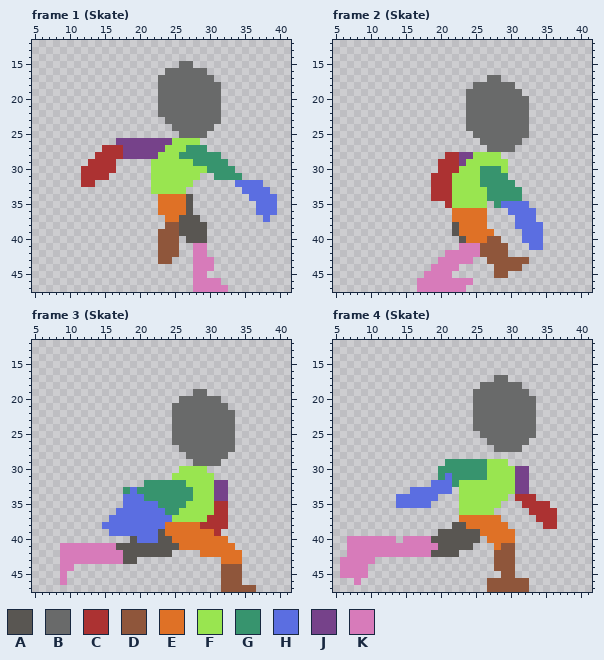
A pixel-art file gets an edit: images/WillowAnimations.aseprite. Above is the file before it was changed.
48x48 pixels, 8 frames. Shown: frame 1 (Skate): x 5..41, y 12..47; frame 2 (Skate): x 5..41, y 12..47; frame 3 (Skate): x 5..41, y 12..47; frame 4 (Skate): x 5..41, y 12..47. The commit also changed other frames, which this record leaves out.
Palette (. is transparent): A #595652  B #696a6a  C #ac3232  D #8f563b  E #df7126  F #99e550  G #37946e  H #5b6ee1  J #76428a  K #d77bba
The result:
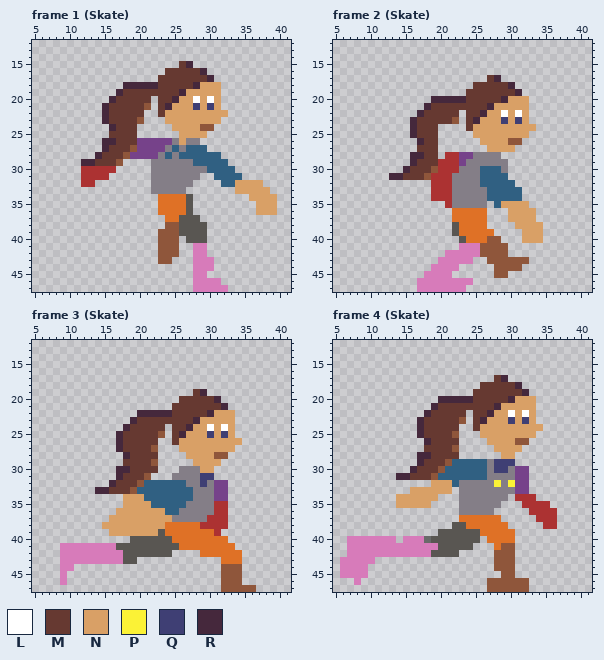
Colours new in this view: L #ffffff  M #663931  N #d9a066  P #fbf236  Q #3f3f74  R #45283c
Change:
layer "W Torso" added
layer "Front Arm" now hidden
layer "W Front Arm" added
layer "Front Hand" now hidden
layer "W Front Hand" added
layer "Head" now hidden
layer "W Head" added
@@ palette @@
-F #99e550
+F #847e87
-G #37946e
+G #306082
--- frame 1 (Skate)
@@ x 5..41 @@
 14 .....................................
-15 .....................BB..............
-16 ...................BBBBBB............
-17 ..................BBBBBBBB...........
-18 ..................BBBBBBBBB..........
-19 ..................BBBBBBBBB..........
-20 ..................BBBBBBBBB..........
-21 ..................BBBBBBBBB..........
-22 ..................BBBBBBBBB..........
-23 ...................BBBBBBBB..........
-24 ....................BBBBBB...........
-25 .....................BBBB............
-26 ............JJJJJJJJFFFF.............
-27 ..........CCCJJJJJJFFFGGG............
-28 .........CCCCJJJJJFFFGGGGGG..........
-29 ........CCCC.....FFFFFFGGGGG.........
+15 .....................MR..............
+16 ...................MMMMMR............
+17 ..................MMMMMMMR...........
+18 .............RRRRRMMMMMRNNN..........
+19 ............RMMMMMMMMRNNNNN..........
+20 ...........RMMMMM.MMRNNLNLN..........
+21 ..........RMMMMMD.MRNNNQNQN..........
+22 ..........RMMMMM..MNNNNNNNNN.........
+23 ..........RMMMMD...NNNNNNNN..........
+24 ...........RMMM.....NNNNDD...........
+25 ...........MMMM......NNNN............
+26 ..........RRMMMJJJJJFNFF.............
+27 ..........RMMMDJJJJFGFGGG............
+28 .........RMMMDJJJJFGFGGGGGG..........
+29 .......RRMMMD....FFFFFFGGGGG.........
 30 .......CCCCC.....FFFFFFFFGGGG........
 31 .......CCCC......FFFFFFF..GGGG.......
-32 .......CC........FFFFFF......HHHH....
-33 .................FFFFF........HHHH...
-34 ..................EEEEA........HHHH..
-35 ..................EEEEA.........HHH..
-36 ..................EEEEA.........HHH..
-37 ...................EEAAA.........H...
+32 .......CC........FFFFFF....GGNNNN....
+33 .................FFFFF.......NNNNN...
+34 ..................EEEEA........NNNN..
+35 ..................EEEEA.........NNN..
+36 ..................EEEEA.........NNN..
+37 ...................EEAAA.............
 38 ...................DDAAAA............
--- frame 2 (Skate)
@@ x 11..35 @@
 16 .........................
-17 ................BB.......
-18 ..............BBBBBB.....
-19 .............BBBBBBBB....
-20 .............BBBBBBBBB...
-21 .............BBBBBBBBB...
-22 .............BBBBBBBBB...
-23 .............BBBBBBBBB...
-24 .............BBBBBBBBB...
-25 ..............BBBBBBBB...
-26 ...............BBBBBB....
-27 ................BBBB.....
-28 ..........CCJJFFFF.......
-29 .........CCCJFFFFFF......
-30 .........CCCFFFGGGF......
-31 ........CCCFFFFGGGG......
+17 ................MR.......
+18 ..............MMMMMR.....
+19 .............MMMMMMMR....
+20 ........RRRRRMMMMMRNNN...
+21 .......RMMMMMMMMRNNNNN...
+22 ......RMMMMM.MMRNNLNLN...
+23 .....RMMMMMD.MRNNNQNQN...
+24 .....RMMM....MNNNNNNNNN..
+25 .....RMMM.....NNNNNNNN...
+26 ......RMM......NNNNDD....
+27 ......MMM.......NNNN.....
+28 .....RRMM.CCJJFFFF.......
+29 .....RMMMCCCJFFFFFF......
+30 ....RMMMDCCCFFFGGGF......
+31 ..RRMMMDCCCFFFFGGGG......
 32 ........CCCFFFFGGGGG.....
@@ x 27..36 @@
 34 GGGGG.....
-35 .GHHHH....
-36 ...HHHH...
-37 ....HHH...
-38 ....HHHH..
-39 E....HHH..
-40 DD...HHH..
-41 DDD...HH..
+35 .GNNNN....
+36 ...NNNN...
+37 ...NNNN...
+38 ....NNNN..
+39 E....NNN..
+40 DD...NNN..
+41 DDD.......
 42 DDD.......
--- frame 3 (Skate)
@@ x 12..36 @@
 18 .........................
-19 ................BB.......
-20 ..............BBBBBB.....
-21 .............BBBBBBBB....
-22 .............BBBBBBBBB...
-23 .............BBBBBBBBB...
-24 .............BBBBBBBBB...
-25 .............BBBBBBBBB...
-26 .............BBBBBBBBB...
-27 ..............BBBBBBBB...
-28 ...............BBBBBB....
-29 ................BBBB.....
-30 ..............FFFF.......
-31 .............FFFFFF......
-32 .........GGGGGGFFFFJJ....
-33 ......GHGGGGGGGGFFFJJ....
-34 ......HHHGGGGGGGFFFJJ....
-35 ......HHHHHGGGGFFFFCC....
-36 .....HHHHHHHGGFFFFFCC....
-37 ....HHHHHHHHHFFFFFCCC....
-38 ...HHHHHHHHHEEEEECCCC....
-39 ....HHHHHHHAEEEEEEEC.....
-40 .......AHHHAAEEEEEEEE....
+19 ................MR.......
+20 ..............MMMMMR.....
+21 .............MMMMMMMR....
+22 ........RRRRRMMMMMRNNN...
+23 .......RMMMMMMMMRNNNNN...
+24 ......RMMMMM.MMRNNLNLN...
+25 .....RMMMMMD.MRNNNQNQN...
+26 .....RMMMMM..MNNNNNNNNN..
+27 .....RMMMMD...NNNNNNNN...
+28 ......RMMMM....NNNNDD....
+29 ......MMMMD.....NNNN.....
+30 .....RRMMMM...FFFNN......
+31 .....RMMMD...FFFFQQ......
+32 ....RMMMDGGGGGGFFQFJJ....
+33 ..RRMMMDGGGGGGGGFFFJJ....
+34 ......NNNGGGGGGGFFFJJ....
+35 ......NNNNGGGGGFFFFCC....
+36 .....NNNNNNNGGFFFFFCC....
+37 ....NNNNNNNNNFFFFFCCC....
+38 ...NNNNNNNNNEEEEECCCC....
+39 ....NNNNNNNAEEEEEEEC.....
+40 .......AAAAAAEEEEEEEE....
 41 KKKKKAAAAAAAAAEEEEEEEE...
--- frame 4 (Skate)
@@ x 12..36 @@
 16 .........................
-17 ................BB.......
-18 ..............BBBBBB.....
-19 .............BBBBBBBB....
-20 .............BBBBBBBBB...
-21 .............BBBBBBBBB...
-22 .............BBBBBBBBB...
-23 .............BBBBBBBBB...
-24 .............BBBBBBBBB...
-25 ..............BBBBBBBB...
-26 ...............BBBBBB....
-27 ................BBBB.....
-28 .........................
-29 .........GGGGGGFFF.......
-30 ........GGGGGGGFFFFJJ....
-31 ........GHGGGGGFFFFJJ....
-32 .......HHHGFFFFFFFFJJ....
-33 ....HHHHHH.FFFFFFFFJJ....
-34 ..HHHHHH...FFFFFFF.CCC...
-35 ..HHHHH....FFFFFF...CCCC.
+17 ................MR.......
+18 ..............MMMMMR.....
+19 .............MMMMMMMR....
+20 ........RRRRRMMMMMRNNN...
+21 .......RMMMMMMMMRNNNNN...
+22 ......RMMMMM.MMRNNLNLN...
+23 .....RMMMMMD.MRNNNQNQN...
+24 .....RMMMMM..MNNNNNNNNN..
+25 .....RMMMMD...NNNNNNNN...
+26 ......RMMMM....NNNNDD....
+27 ......MMMMD.....NNNN.....
+28 .....RRMMMM......NN......
+29 .....RMMMDGGGGGFQQQ......
+30 ....RMMMDGGGGGGFQQFJJ....
+31 ..RRMMMDGGGGGGGFFFFJJ....
+32 .......NNNGFFFFFPFPJJ....
+33 ....NNNNNN.FFFFFFFFJJ....
+34 ..NNNNNN...FFFFFFF.CCC...
+35 ..NNNNN....FFFFFF...CCCC.
 36 ...........FFFFF.....CCCC
@@ x 16..20 @@
 39 ....A
-40 KKKAA
+40 KKBAA
 41 KKKKA
Where, in picture pixels (left, top, right, bottom), the same in both pictures:
changed: (81, 61, 277, 222)
changed: (389, 75, 543, 250)
changed: (95, 389, 242, 543)
changed: (396, 375, 543, 515)
changed: (424, 536, 431, 543)
